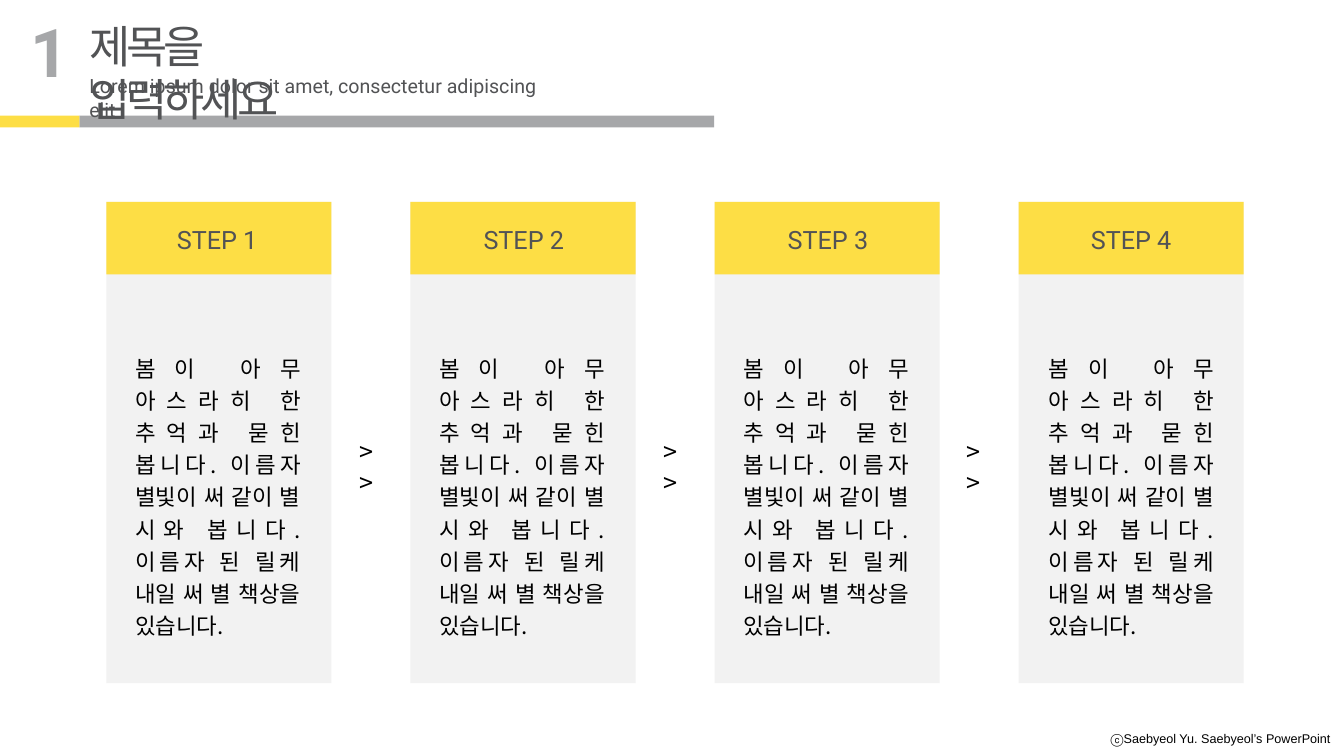
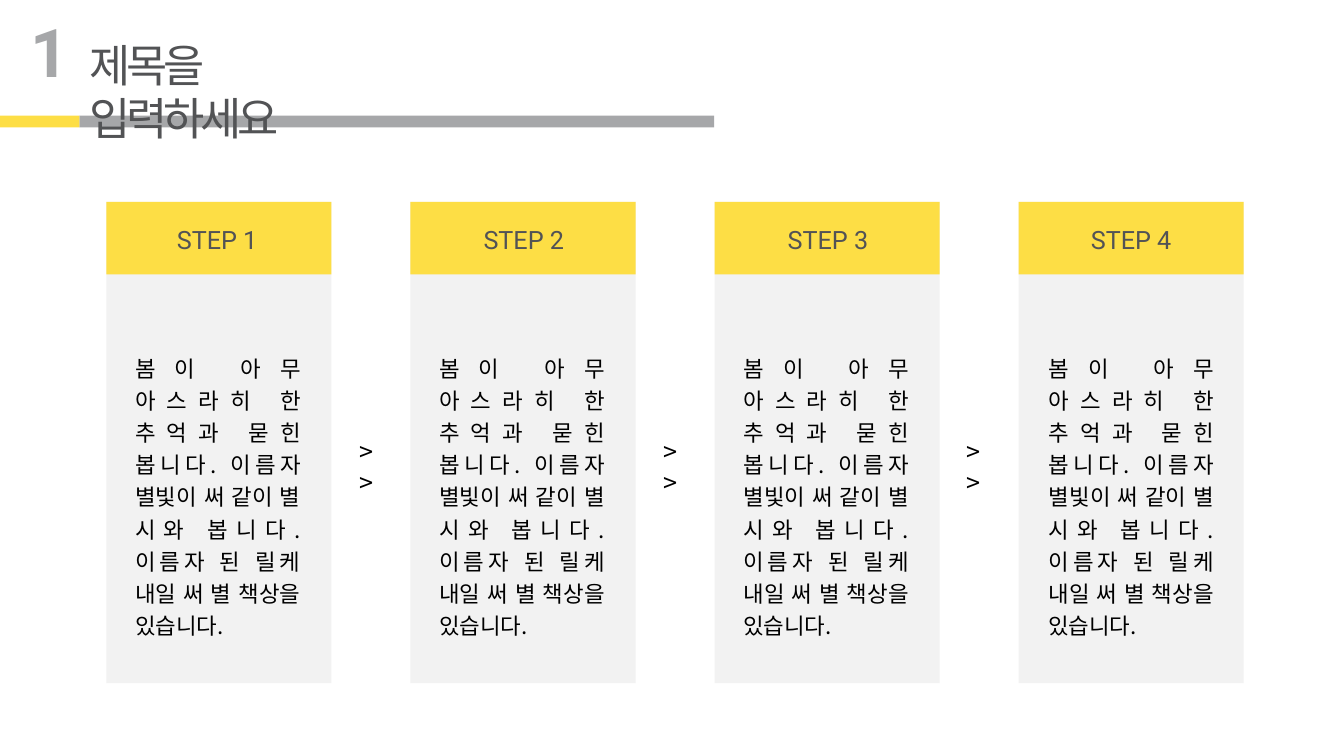
Before and after one commit to yonggyu01/mybabyari, a slide deck: slide 22 of 이거로할까.pptx (slide 6 before the commit). Drawn at 1344x756 pixels with LibreOffice and Linux fonts; fonts in the diff are those of the drawing. Boxes give left, top, right and bottom in pixels: in the first picture for what was removed or moved away, otherwise in the second. Text is boxed around its words. In the diff, an @@ line names an element or a change of style, - is before the commit and + after.

```diff
--- a/이거로할까.pptx
+++ b/이거로할까.pptx
@@ text "제목을 입력하세요" rewrapped from bbox=[89, 26, 278, 127] to bbox=[89, 45, 278, 139] @@
@@ text removed at bbox=[89, 78, 536, 119] @@
-Lorem ipsum dolor sit amet, consectetur adipiscing elit
@@ rectangle added at bbox=[1019, 733, 1344, 756], fill #FFFFFF @@
```
Also in this commit, not shown: 16 other slides changed, 12 slides added, 4 slides removed.
